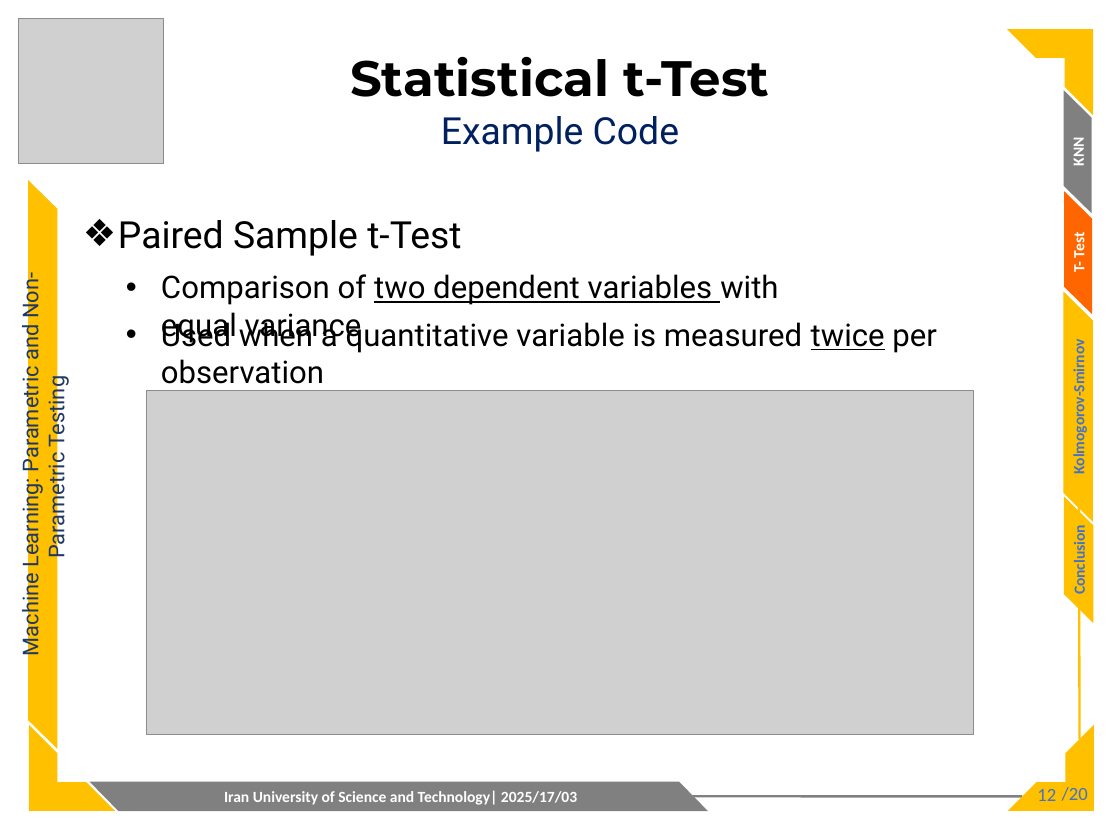
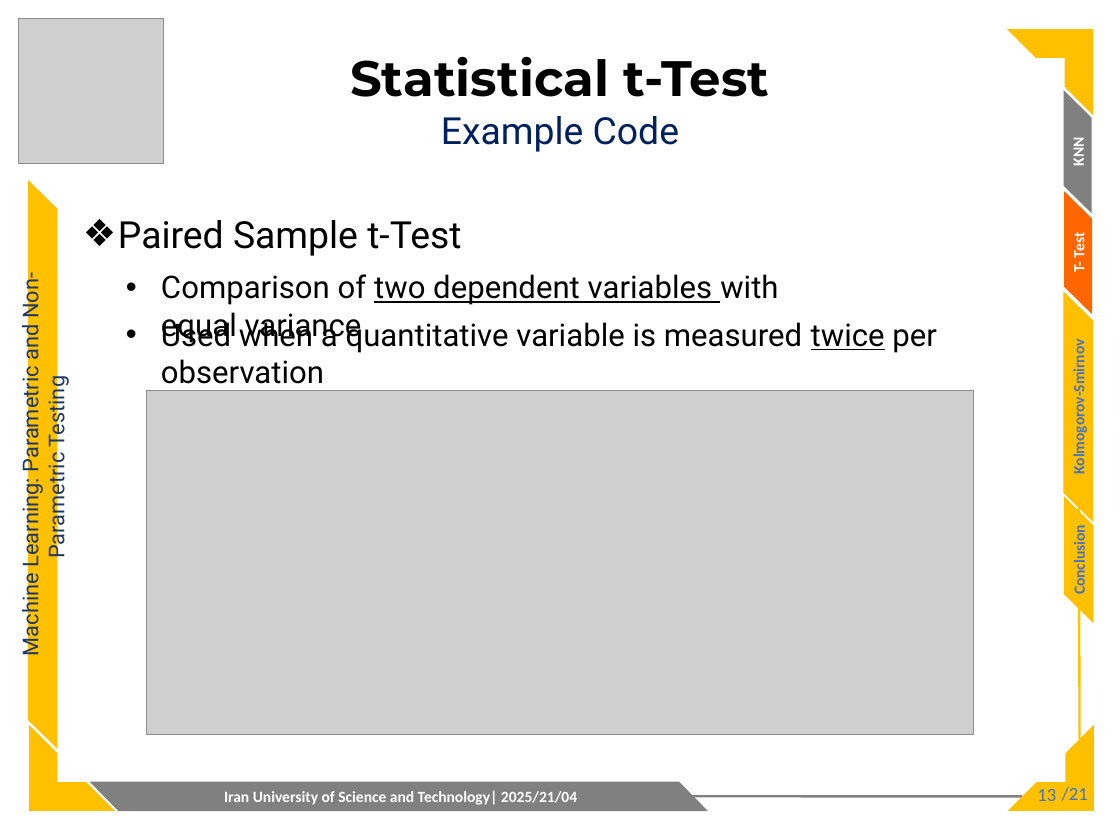
Before and after one commit to ali-asnaashari/IUST_CS_GradHub, a slide deck: slide 13 of Machine_Learning_4032/slides/Machine_Learning_KNN_KS_&_T_Test.pptx (slide 12 before the commit). Drawn at 1120x840 pixels with LibreOffice and Linux fonts; fonts in the diff are those of the drawing; grey boxes stand for pictures. Boxes give left, top, right and bottom in pixels: in the first picture for what was removed or moved away, otherwise in the second. Text is boxed around its words. In the diff, an @@ line names an element or a change of style, - is before the commit and + after.

```diff
--- a/Machine_Learning_4032/slides/Machine_Learning_KNN_KS_&_T_Test.pptx
+++ b/Machine_Learning_4032/slides/Machine_Learning_KNN_KS_&_T_Test.pptx
@@ text in parallelogram at box(224, 790, 577, 805): text changed @@
-Iran University of Science and Technology| 2025/17/03
+Iran University of Science and Technology| 2025/21/04
@@ page number at box(1037, 789, 1056, 801): text changed @@
-12
+13
@@ text at box(1062, 787, 1088, 801): text changed @@
-/20
+/21
```
Also in this commit, not shown: 17 other slides changed, 1 slide added, 5 other files.
